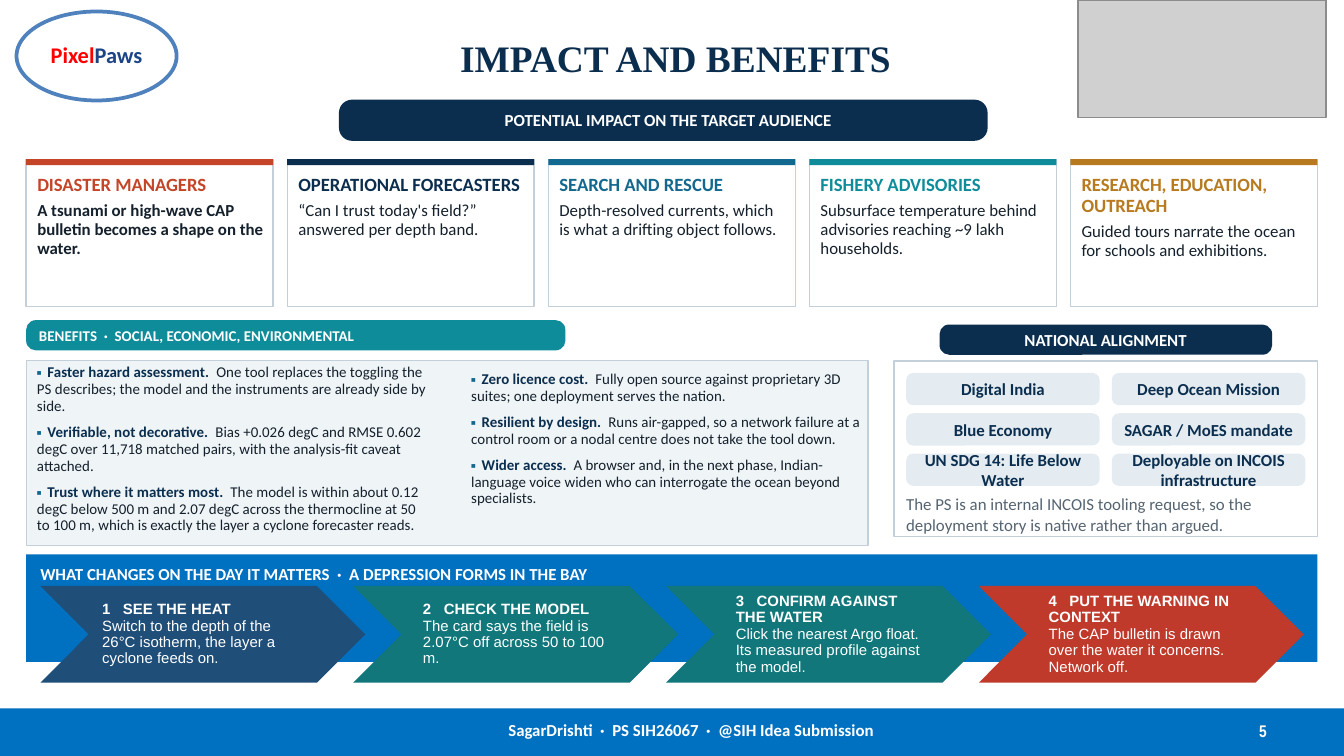
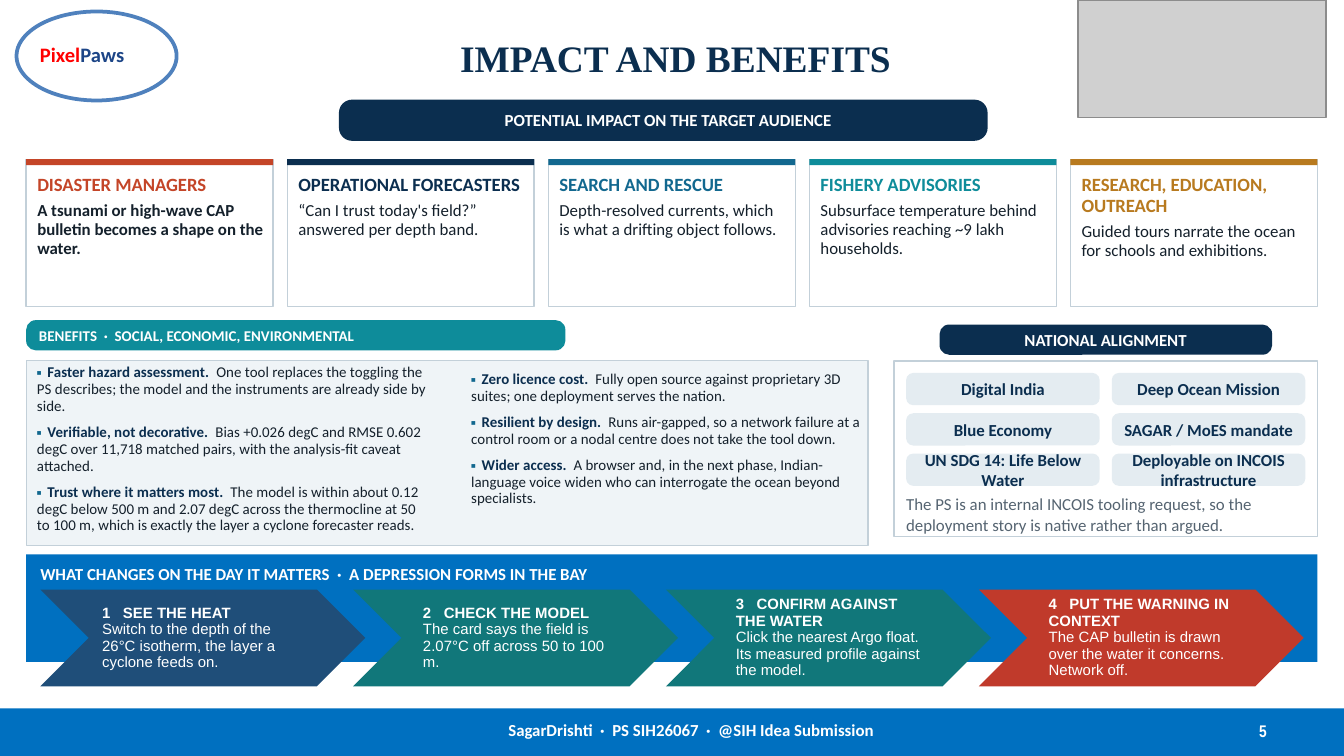
Before and after one commit to MONSTERBOY110/SagarDrishti, a slide deck: slide 5 of docs/submission/PixelPaws_SIH2026.pptx. Drawn at 1344x756 pixels with LibreOffice and Linux fonts; fonts in the diff are those of the drawing; grey boxes stand for pictures. Boxes give left, top, right and bottom in pixels: in the first picture for what was removed or moved away, otherwise in the second. Text is boxed around its words. In the diff, an @@ line names an element or a change of style, - is before the commit and + after.

```diff
--- a/docs/submission/PixelPaws_SIH2026.pptx
+++ b/docs/submission/PixelPaws_SIH2026.pptx
@@ ellipse "PixelPaws" at [16, 12, 176, 101]: size 12 to 11 pt; alignment centre to left @@
@@ 4 chevrons: place and size @@
-4 chevrons at [40, 586, 1304, 683]
+4 chevrons at [40, 590, 1304, 687]
```
Also in this commit, not shown: 5 other slides changed, 47 other files.
